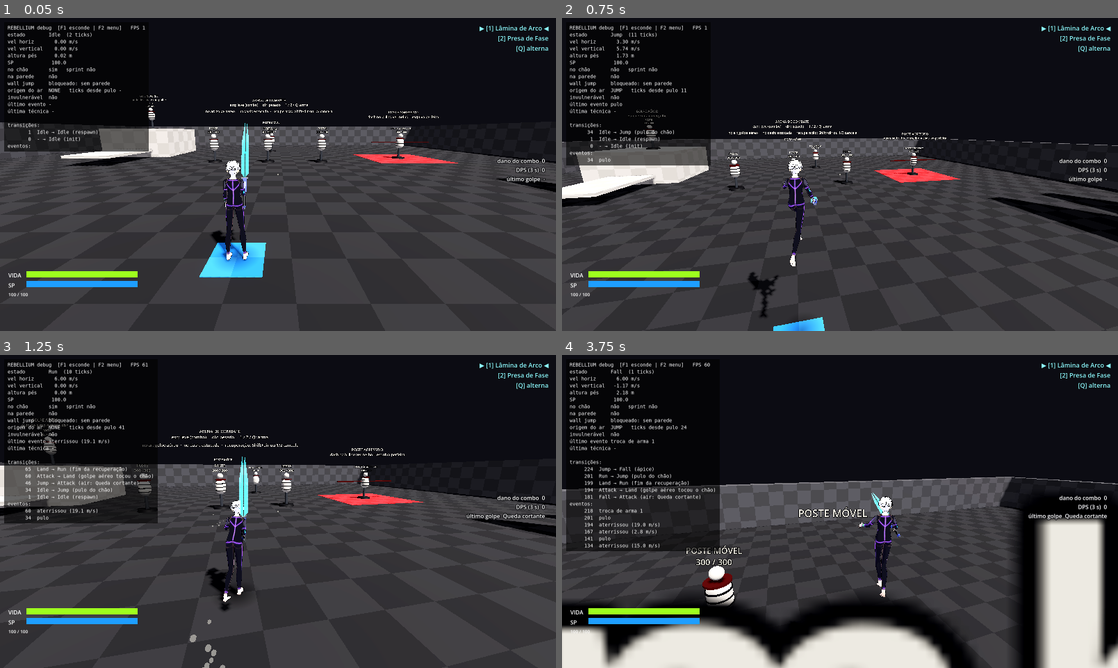
Above: before the commit, frames 1-4 (two rows, left to right).
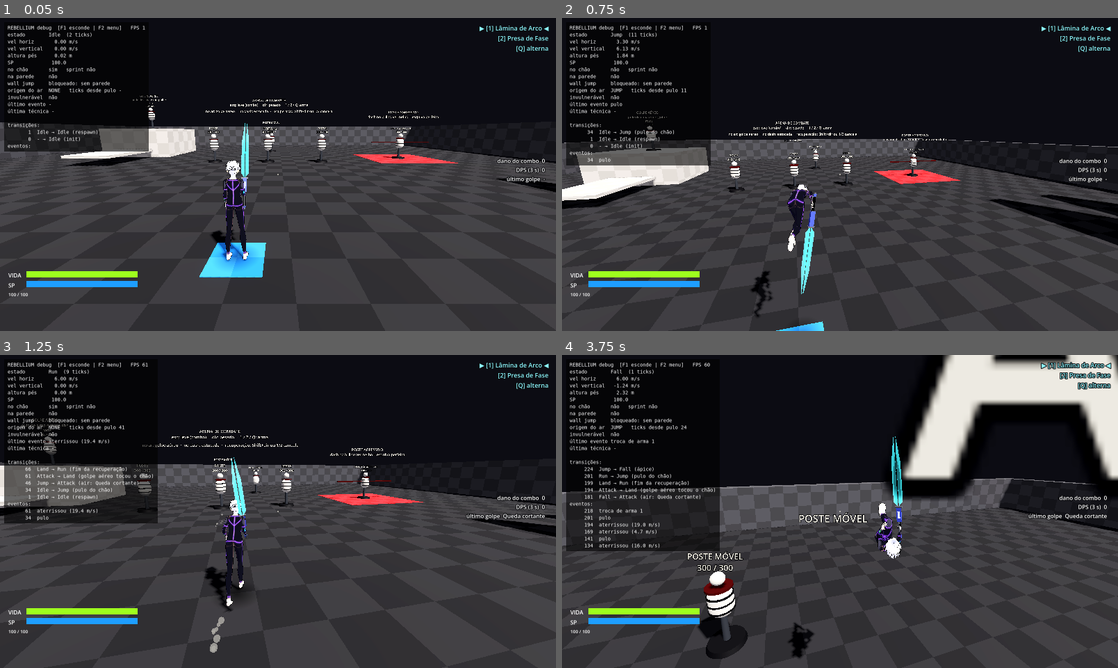
Above: after the commit, the same moments.

Repository: hugolnieri/Rebellium
Game: Godot game, scene res://scenes/arenas/CombatArena.tscn
The game is run twice, just before and just after one commit, with the same random seed, the same clock (stepped at 60 frames per second) and the same inputs.
Inputs (mouse positions are in pixels of both pictures, inside the frame that each line leads up to):
- Up to frame 1 (0.05 s): no input
- Up to frame 2 (0.75 s): tap Enter at 0.5 s; move the mouse to (867, 174) at 0.52 s; hold W (move_forward) from 0.53 s (still down); hold Space (jump) from 0.53 s (still down); click (867, 174) at 0.67 s
- Up to frame 3 (1.25 s): keep holding W (move_forward); keep holding Space (jump)
- Up to frame 4 (3.75 s): keep holding W (move_forward); move the mouse to (812, 511) at 1.27 s; release Space (jump) at 1.28 s; right-click (812, 511) at 1.35 s; tap Space (jump) at 1.52, 1.55, 1.82, 2.3, 3.02, 3.05, 3.32 s; move the mouse to (851, 505) at 2.02 s; press the mouse at (851, 505) at 2.03 s; move the mouse to (834, 517) at 2.77 s; release the mouse at (834, 517) at 2.78 s; tap V (shoulder_swap) at 2.85 s; click (834, 517) at 2.92 s; move the mouse to (878, 514) at 3.52 s; hold Space (jump) from 3.53 s (still down); tap 1 (weapon_slot_1) at 3.6 s

Frame 1 is identical in both runs. In frame 2, 3.9% of the frame differs, in the area x 0-100%, y 9-100%; in frame 3, 1.1%; in frame 4, 34%, in the area x 0-100%, y 0-100%.

Commit message:
trote, mortal para frente no pulo, pulo mais alto e giro pesado para a direita
- andar vira trote: passada 3,4 m (sprint 4,4 m), apoio 42% com fase de voo, sobe-desce
  de corrida; sem giro de quadril/tronco (com o corpo inclinado ele balançava para os lados)
- pulo do chão: mortal para frente encolhido, sincronizado com os ticks desde o pulo;
  golpe, dash ou wall jump interrompem
- altura do pulo 2,2 -> 2,35 m (limite que mantém a parede lisa de 4,4 m exigindo técnica)
- giro pesado da Lâmina de Arco para a direita
- testes ajustados (altura do pulo pela config, fases das pernas ao longo da passada)

Co-Authored-By: Claude Opus 5.5 <noreply@anthropic.com>
Claude-Session: https://claude.ai/code/session_01F2bQk4JmWMhxKZmCfNJjFU

Diff:
--- a/config/feedback_config.tres
+++ b/config/feedback_config.tres
@@ -13,8 +13,8 @@
 accent_electric_blue = Color(0.12, 0.62, 1.0, 1)
 accent_acid_green = Color(0.62, 1.0, 0.12, 1)
 model_turn_speed = 16.0
-stride_length_walk = 2.2
-stride_length_sprint = 3.0
+stride_length_walk = 3.4
+stride_length_sprint = 4.4
 leg_swing_deg = 42.0
 knee_bend_deg = 85.0
 arm_swing_deg = 38.0
@@ -22,6 +22,8 @@
 sprint_extra_lean_deg = 9.0
 run_bob_height = 0.05
 pose_blend_speed = 16.0
+jump_flip_enabled = true
+jump_flip_duration = 0.62
 flip_duration = 0.42
 land_crouch_time = 0.22
 land_crouch_depth = 0.2
@@ -37,9 +39,9 @@
 dash_cartwheel = true
 ninja_run_lean_deg = 45.0
 ninja_arm_pitch_deg = 0.0
-stance_fraction_walk = 0.6
+stance_fraction_walk = 0.42
 stance_fraction_run = 0.38
-stance_knee_walk_deg = 12.0
+stance_knee_walk_deg = 20.0
 stance_knee_run_deg = 32.0
 knee_lift_walk_deg = 34.0
 knee_lift_run_deg = 55.0
--- a/config/movement_config.tres
+++ b/config/movement_config.tres
@@ -12,7 +12,7 @@
 sprint_speed = 10.0
 ground_acceleration = 60.0
 ground_deceleration = 45.0
-jump_height = 2.2
+jump_height = 2.35
 jump_time_to_apex = 0.38
 fall_gravity_multiplier = 1.6
 terminal_fall_speed = 30.0
--- a/scenes/player/attack_poses.gd
+++ b/scenes/player/attack_poses.gd
@@ -60,15 +60,16 @@
 		{"spine": Vector3(-0.2, 0.3, 0), "shoulder_r": Vector3(1.2, 0.1, 0), "elbow_r": Vector3(0.4, 0, 0)},
 	],
 	"spin": [
-		{"spine": Vector3(0.1, -0.7, 0), "chest": Vector3(0, -0.3, 0), "shoulder_r": Vector3(0.4, -0.3, 1.2),
+		# Gira para a DIREITA (sentido horário visto de cima): prepara torcendo o tronco para a esquerda.
+		{"spine": Vector3(0.1, 0.7, 0), "chest": Vector3(0, 0.3, 0), "shoulder_r": Vector3(0.4, 0.6, 0.9),
 			"elbow_r": Vector3(0.6, 0, 0), "wrist_r": Vector3(-1.2, 0, 0), "shoulder_l": Vector3(0.5, 0, -1.0),
 			"elbow_l": Vector3(0.6, 0, 0), "thigh_l": Vector3(0.4, 0, -0.25), "knee_l": Vector3(-0.8, 0, 0),
 			"thigh_r": Vector3(0.1, 0, 0.3), "knee_r": Vector3(-0.8, 0, 0), "hips_y": -0.2},
 		{"spine": Vector3(-0.1, 0.2, 0), "shoulder_r": Vector3(0.15, 0, 1.45), "elbow_r": Vector3(0.05, 0, 0),
 			"wrist_r": Vector3(-1.5, 0, 0), "shoulder_l": Vector3(0.1, 0, -1.3), "elbow_l": Vector3(0.2, 0, 0),
 			"thigh_l": Vector3(0.2, 0, -0.35), "knee_l": Vector3(-0.5, 0, 0), "thigh_r": Vector3(0.2, 0, 0.35),
-			"knee_r": Vector3(-0.5, 0, 0), "hips_y": -0.15, "spin": TAU},
-		{"spine": Vector3(-0.15, 0.4, 0), "shoulder_r": Vector3(0.8, 0.8, 0.6), "elbow_r": Vector3(0.4, 0, 0),
+			"knee_r": Vector3(-0.5, 0, 0), "hips_y": -0.15, "spin": -TAU},
+		{"spine": Vector3(-0.15, -0.4, 0), "shoulder_r": Vector3(0.8, -0.8, 0.6), "elbow_r": Vector3(0.4, 0, 0),
 			"hips_y": -0.1},
 	],
 	"rising": [
--- a/scenes/player/character_model.gd
+++ b/scenes/player/character_model.gd
@@ -101,6 +101,9 @@
 var _trick_angle: float = 0.0
 ## No mortal do wall jump o corpo começa de frente para a parede e termina olhando o caminho.
 var _trick_face_wall: bool = false
+var _trick_duration: float = 0.42
+## Mortal para frente do pulo do chão (some se o personagem golpear, der dash ou wall jump).
+var _trick_from_jump: bool = false
 var _spin_angle: float = 0.0
 var _flash_timer: float = 0.0
 var _flash_duration: float = 0.001
@@ -123,6 +126,7 @@
 		_vel[channel] = Vector3.ZERO
 	GameEvents.wall_jump_executed.connect(_on_wall_jump)
 	GameEvents.landed.connect(_on_landed)
+	GameEvents.jumped.connect(_on_jumped)
 	GameEvents.weapon_changed.connect(_on_weapon_changed)
 	_equip.call_deferred()
 
@@ -319,10 +323,26 @@
 			_trick_axis = Vector3.RIGHT
 			_trick_angle = TAU
 			_trick_face_wall = true
-			_trick_timer = _fb().flip_duration
+			_start_trick(_fb().flip_duration, false)
 			return
 	_trick_face_wall = false
-	_trick_timer = _fb().flip_duration
+	_start_trick(_fb().flip_duration, false)
+
+
+func _start_trick(duration: float, from_jump: bool) -> void:
+	_trick_duration = maxf(duration, 0.01)
+	_trick_timer = _trick_duration
+	_trick_from_jump = from_jump
+
+
+## Pulo do chão: mortal para frente.
+func _on_jumped(who: Node) -> void:
+	if who != player or not _fb().jump_flip_enabled:
+		return
+	_trick_axis = Vector3.RIGHT
+	_trick_angle = -TAU
+	_trick_face_wall = false
+	_start_trick(_fb().jump_flip_duration, true)
 
 
 ## O mortal espera enquanto o personagem está colado na parede (antes do impulso).
@@ -388,10 +408,12 @@
 			attack_weight = _attack_pose(pose)
 		&"Jump", &"Fall" when player.air_sprinting:
 			_air_sprint_pose(pose)
-		&"WallJump" when _trick_face_wall and (_is_wall_sticking() or _trick_timer > _fb().flip_duration * 0.75):
+		&"WallJump" when _trick_face_wall and (_is_wall_sticking() or _trick_timer > _trick_duration * 0.75):
 			_wall_kick_pose(pose)
 		&"Jump", &"Fall", &"WallJump":
 			_air_pose(pose)
+			if _trick_from_jump and _trick_timer > 0.0:
+				_flip_tuck(pose)
 		&"Land" when _is_rolling():
 			_roll_pose(pose)
 		&"Dodge":
@@ -463,13 +485,13 @@
 	pose[&"elbow_r"] = Vector3(lerpf(0.75, 0.35, amount), 0, 0)
 	pose[&"wrist_r"] = Vector3(lerpf(-0.35, 3.3, amount), 0, 0)
 	var accel_lean := clampf(accel * 0.01, -0.15, 0.2)
-	pose[&"hips"] = Vector3(-lean, sin(_phase) * 0.15 * amount, -shift * 0.6)
-	pose[&"spine"] = Vector3(-accel_lean - lean * 0.1 + breath * depth * 0.3 * calm, -sin(_phase) * 0.12 * amount,
-		shift * 0.3)
-	pose[&"chest"] = Vector3(breath * depth * calm, -sin(_phase) * 0.14 * amount, shift * 0.2)
+	# Sem giro do quadril: com o corpo inclinado, girar a pelve faz o corpo balançar para os lados.
+	pose[&"hips"] = Vector3(-lean, 0, -shift * 0.6)
+	pose[&"spine"] = Vector3(-accel_lean - lean * 0.1 + breath * depth * 0.3 * calm, 0, shift * 0.3)
+	pose[&"chest"] = Vector3(breath * depth * calm, -sin(_phase) * 0.05 * amount, shift * 0.2)
 	# Cabeça: olha para frente apesar da inclinação, compensa a respiração e olha em volta devagar.
 	pose[&"head"] = Vector3(lean * 0.75 - breath * depth * 0.5 * calm,
-		sin(_phase) * 0.12 * amount + sin(_time * 0.23) * 0.07 * calm, 0)
+		sin(_time * 0.23) * 0.07 * calm, 0)
 	var weapon := player.get_weapon()
 	if weapon != null and weapon.rest_on_shoulder:
 		# Lâmina apoiada no ombro direito (parado e andando).
@@ -523,9 +545,11 @@
 		# Pé plano em relação ao chão: desfaz a inclinação acumulada (quadril + coxa + joelho).
 		var flat := lean - thigh - knee
 		pose[StringName("foot_" + side)] = Vector3(flat + ankle + 0.05 * relaxed * calm, 0, -out - shift)
-	# Sobe-desce: andando o ponto mais alto é no meio do apoio; correndo, o mais baixo.
+	# Sobe-desce: passada com fase de voo (trote/corrida) afunda no meio do apoio e sobe no voo;
+	# caminhada com apoio longo faz o contrário.
 	var mid := cos(2.0 * (_phase - PI * stance_frac))
-	var bob := _fb().run_bob_height * amount * lerpf(mid, -mid, run_k) * 0.5
+	var flight := clampf((0.55 - stance_frac) / 0.15, 0.0, 1.0)
+	var bob := _fb().run_bob_height * amount * lerpf(mid, -mid, flight) * 0.5
 	pose[HIPS_Y] = Vector3(bob - 0.02 * calm - 0.03 * amount, 0, 0)
 
 
@@ -580,6 +604,20 @@
 	pose[&"knee_l"] = Vector3(-0.9 - maxf(cycle, 0.0) * 0.6, 0, 0)
 	pose[&"knee_r"] = Vector3(-0.9 - maxf(-cycle, 0.0) * 0.6, 0, 0)
 	_ninja_run(pose, 1.0)
+
+
+## Mortal do pulo: encolhe no meio do giro (joelhos no peito) e abre de novo para cair.
+func _flip_tuck(pose: Dictionary) -> void:
+	var t := 1.0 - _trick_timer / _trick_duration
+	var w := sin(PI * clampf(t, 0.0, 1.0))
+	var tuck := {
+		&"spine": Vector3(-0.5, 0, 0), &"chest": Vector3(-0.3, 0, 0), &"head": Vector3(-0.3, 0, 0),
+		&"thigh_l": Vector3(1.9, 0, 0.1), &"thigh_r": Vector3(1.9, 0, -0.1),
+		&"knee_l": Vector3(-2.3, 0, 0), &"knee_r": Vector3(-2.3, 0, 0),
+		&"shoulder_l": Vector3(1.0, 0, 0.1), &"elbow_l": Vector3(1.5, 0, 0),
+	}
+	for key: StringName in tuck:
+		pose[key] = (pose[key] as Vector3).lerp(tuck[key], w)
 
 
 ## Colado na parede: agachado de frente para ela, um pé plantado alto e o outro embaixo,
@@ -833,12 +871,20 @@
 
 func _update_trick(delta: float) -> void:
 	var basis := Basis(Vector3.UP, _spin_angle)
+	if _trick_from_jump and _trick_timer > 0.0 \
+			and not (player.state_machine.is_in(&"Jump") or player.state_machine.is_in(&"Fall")):
+		_trick_timer = 0.0  # golpe, dash ou wall jump interrompem o mortal do pulo
 	if _trick_timer > 0.0 and _is_wall_sticking():
 		if _trick_face_wall:
 			basis = basis * Basis(Vector3.UP, PI)
 	elif _trick_timer > 0.0:
-		_trick_timer = maxf(_trick_timer - delta, 0.0)
-		var t := 1.0 - _trick_timer / maxf(_fb().flip_duration, 0.001)
+		if _trick_from_jump:
+			# Mortal do pulo acompanha os ticks de física desde o pulo (sincronizado com a subida).
+			var elapsed := player.ticks_since(player.last_jump_tick) / float(Engine.physics_ticks_per_second)
+			_trick_timer = maxf(_trick_duration - elapsed, 0.0)
+		else:
+			_trick_timer = maxf(_trick_timer - delta, 0.0)
+		var t := 1.0 - _trick_timer / _trick_duration
 		var eased := t * t * (3.0 - 2.0 * t)
 		if _trick_face_wall:
 			basis = basis * Basis(Vector3.UP, PI * (1.0 - eased))
--- a/scripts/core/feedback_config.gd
+++ b/scripts/core/feedback_config.gd
@@ -18,8 +18,8 @@
 
 @export_group("Animação procedural")
 ## Comprimento de um ciclo completo de passada (dois passos) andando / correndo.
-@export_range(0.5, 6.0, 0.05, "suffix:m") var stride_length_walk: float = 2.2
-@export_range(0.5, 8.0, 0.05, "suffix:m") var stride_length_sprint: float = 3.0
+@export_range(0.5, 6.0, 0.05, "suffix:m") var stride_length_walk: float = 3.4
+@export_range(0.5, 8.0, 0.05, "suffix:m") var stride_length_sprint: float = 4.4
 @export_range(0.0, 90.0, 1.0, "suffix:°") var leg_swing_deg: float = 42.0
 @export_range(0.0, 120.0, 1.0, "suffix:°") var knee_bend_deg: float = 85.0
 @export_range(0.0, 90.0, 1.0, "suffix:°") var arm_swing_deg: float = 38.0
@@ -29,6 +29,9 @@
 @export_range(0.0, 0.3, 0.005, "suffix:m") var run_bob_height: float = 0.05
 ## Velocidade de mistura entre poses (maior = mais seco).
 @export_range(1.0, 60.0, 0.5) var pose_blend_speed: float = 16.0
+## Pulo do chão vira mortal para frente (duração do giro).
+@export var jump_flip_enabled: bool = true
+@export_range(0.1, 2.0, 0.01, "suffix:s") var jump_flip_duration: float = 0.62
 ## Duração do mortal/giro do wall jump.
 @export_range(0.05, 2.0, 0.01, "suffix:s") var flip_duration: float = 0.42
 @export_range(0.0, 1.0, 0.01, "suffix:s") var land_crouch_time: float = 0.22
@@ -55,9 +58,9 @@
 ## Ângulo dos braços no sprint em relação ao chão (0 = totalmente na horizontal, + = para cima).
 @export_range(-45.0, 45.0, 1.0, "suffix:°") var ninja_arm_pitch_deg: float = 0.0
 ## Passada: fração do ciclo com o pé no chão andando / correndo e flexão do joelho de apoio.
-@export_range(0.2, 0.8, 0.01) var stance_fraction_walk: float = 0.6
+@export_range(0.2, 0.8, 0.01) var stance_fraction_walk: float = 0.42
 @export_range(0.2, 0.8, 0.01) var stance_fraction_run: float = 0.38
-@export_range(0.0, 60.0, 1.0, "suffix:°") var stance_knee_walk_deg: float = 12.0
+@export_range(0.0, 60.0, 1.0, "suffix:°") var stance_knee_walk_deg: float = 20.0
 @export_range(0.0, 60.0, 1.0, "suffix:°") var stance_knee_run_deg: float = 32.0
 ## Elevação do joelho no balanço (coxa sobe além do passo) andando / correndo.
 @export_range(0.0, 90.0, 1.0, "suffix:°") var knee_lift_walk_deg: float = 34.0
--- a/scripts/core/movement_config.gd
+++ b/scripts/core/movement_config.gd
@@ -23,7 +23,7 @@
 
 @export_group("Pulo e ar")
 ## Altura do pulo do chão.
-@export_range(0.2, 10.0, 0.05, "suffix:m") var jump_height: float = 2.2
+@export_range(0.2, 10.0, 0.05, "suffix:m") var jump_height: float = 2.35
 ## Tempo do chão até o ápice do pulo (define a gravidade de subida).
 @export_range(0.1, 1.5, 0.01, "suffix:s") var jump_time_to_apex: float = 0.38
 ## Multiplicador da gravidade quando caindo (queda mais seca que a subida).
@@ -118,7 +118,7 @@
 ## Depois de um pulo (ou wall jump), por quanto tempo o wall jump continua liberado mesmo caindo.
 @export_range(0.0, 3.0, 0.01, "suffix:s") var wall_jump_window_after_jump: float = 0.6
 ## Altura ganha pelo impulso vertical do wall jump.
-@export_range(0.0, 10.0, 0.05, "suffix:m") var wall_jump_height: float = 2.6
+@export_range(0.0, 10.0, 0.05, "suffix:m") var wall_jump_height: float = 2.35
 ## Multiplicador da velocidade horizontal refletida.
 @export_range(0.1, 3.0, 0.01) var wall_jump_horizontal_multiplier: float = 1.1
 @export_range(0.0, 30.0, 0.1, "suffix:m/s") var wall_jump_min_horizontal_speed: float = 8.0
@@ -151,7 +151,7 @@
 @export_range(0, 30, 1, "suffix:ticks") var technique_window_ticks: int = 6
 ## Altura (acima dos pés) do raio que procura o topo da parede.
 @export_range(0.5, 4.0, 0.05, "suffix:m") var reverse_probe_height: float = 2.0
-@export_range(0.0, 10.0, 0.05, "suffix:m") var reverse_jump_height: float = 2.3
+@export_range(0.0, 10.0, 0.05, "suffix:m") var reverse_jump_height: float = 2.35
 ## Velocidade para FRENTE (por cima da parede) no reverse wall jump.
 @export_range(0.0, 20.0, 0.1, "suffix:m/s") var reverse_forward_speed: float = 6.5
 ## Distância máxima dos pés ao chão para o contato contar como "base da parede".
--- a/tests/integration/test_character_model.gd
+++ b/tests/integration/test_character_model.gd
@@ -56,8 +56,13 @@
 
 
 func test_running_swings_the_leg_bones() -> void:
-	_animate(40, FWD)
+	_animate(30, FWD)
 	var skeleton := _skeleton()
-	var thigh_l := skeleton.get_bone_pose_rotation(skeleton.find_bone(CharacterModel.BONE_MAP[&"thigh_l"]))
-	var thigh_r := skeleton.get_bone_pose_rotation(skeleton.find_bone(CharacterModel.BONE_MAP[&"thigh_r"]))
-	assert_gt(thigh_l.angle_to(thigh_r), 0.2, "pernas em fases opostas")
+	var thigh_l := skeleton.find_bone(CharacterModel.BONE_MAP[&"thigh_l"])
+	var thigh_r := skeleton.find_bone(CharacterModel.BONE_MAP[&"thigh_r"])
+	var widest := 0.0
+	for i in 40:
+		_animate(1, FWD)
+		widest = maxf(widest, skeleton.get_bone_pose_rotation(thigh_l).angle_to(
+			skeleton.get_bone_pose_rotation(thigh_r)))
+	assert_gt(widest, 0.4, "pernas em fases opostas ao longo da passada")
--- a/tests/integration/test_player_ground.gd
+++ b/tests/integration/test_player_ground.gd
@@ -51,7 +51,7 @@
 	assert_almost_eq(d.player.get_horizontal_speed(), 6.0, 0.1)
 
 
-func test_jump_height_is_2_2_m() -> void:
+func test_jump_height_matches_config() -> void:
 	var start_y := d.player.global_position.y
 	d.press_jump()
 	d.step()
@@ -60,7 +60,7 @@
 	for i in 60:
 		d.step()
 		max_y = maxf(max_y, d.player.global_position.y)
-	assert_almost_eq(max_y - start_y, 2.2, 0.03)
+	assert_almost_eq(max_y - start_y, d.player.config.jump_height, 0.03)
 	assert_true(d.player.is_on_floor())
 
 
--- a/tests/unit/test_config_io.gd
+++ b/tests/unit/test_config_io.gd
@@ -29,7 +29,7 @@
 	var cfg := load("res://config/movement_config.tres") as MovementConfig
 	assert_eq(cfg.walk_speed, 6.0)
 	assert_eq(cfg.sprint_speed, 10.0)
-	assert_eq(cfg.jump_height, 2.2)
+	assert_eq(cfg.jump_height, 2.35)
 	assert_eq(cfg.dodge_sp_cost, 20.0)
 	assert_eq(cfg.dodge_invulnerability, 0.15)
 	assert_eq(cfg.wall_jump_sp_cost, 18.0)
Not shown, changed: docs/ESCOPO.md
Not shown, changed: docs/ROTEIRO_TESTE.md
